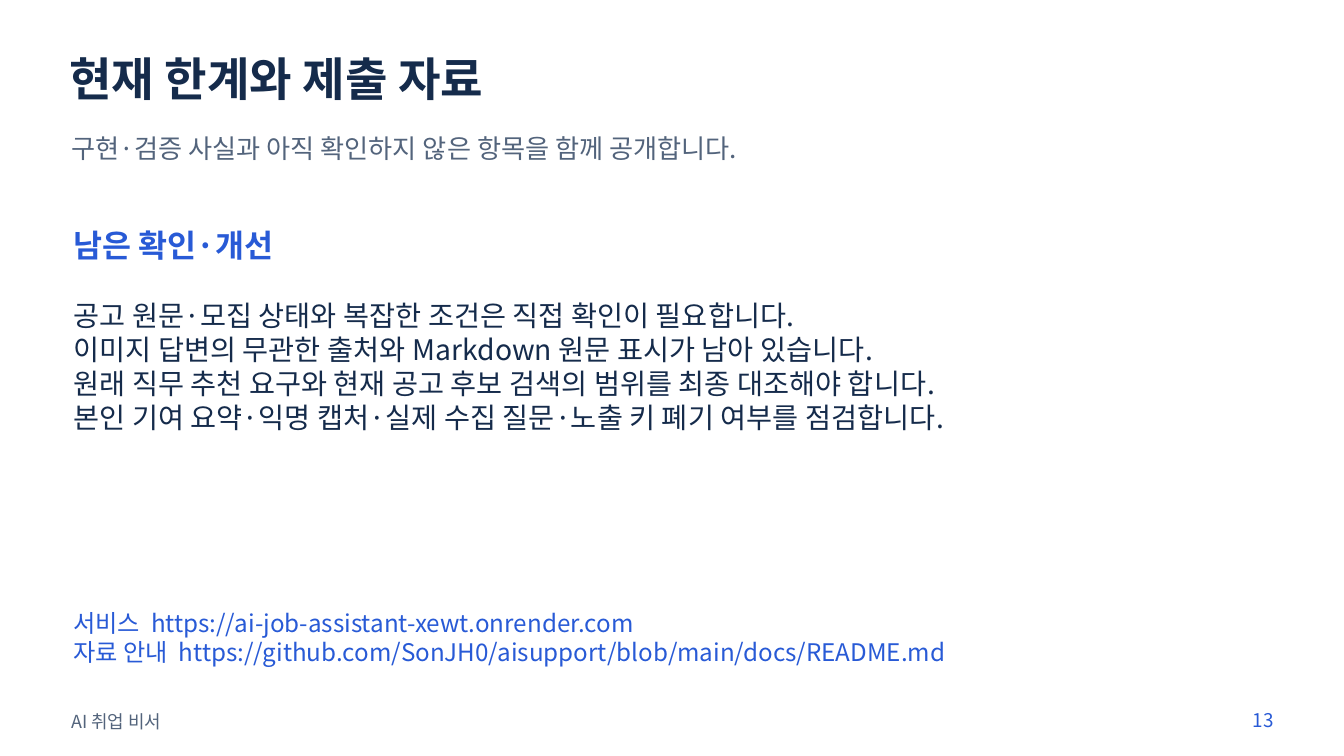
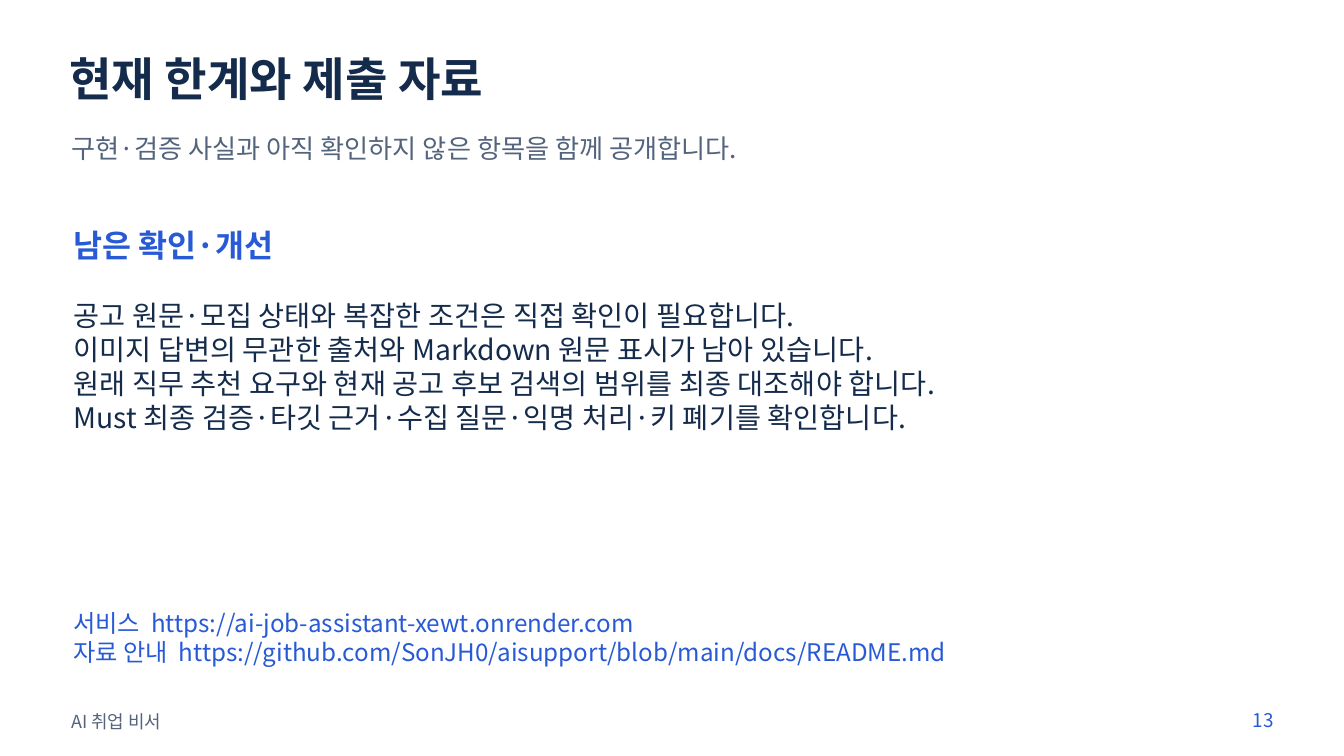
Before and after one commit to SonJH0/aisupport, a slide deck: slide 13 of docs/presentation/presentation.pptx. Drawn at 1344x756 pixels with LibreOffice and Linux fonts; fonts in the diff are those of the drawing. Boxes give left, top, right and bottom in pixels: in the first picture for what was removed or moved away, otherwise in the second. Text is boxed around its words. In the diff, an @@ line names an element or a change of style, - is before the commit and + after.

Commit message:
docs: 최종 제출 문서와 발표 자료 상태 갱신

```diff
--- a/docs/presentation/presentation.pptx
+++ b/docs/presentation/presentation.pptx
@@ text at [73,404,907,431]: text changed @@
-본인 기여 요약·익명 캡처·실제 수집 질문·노출 키 폐기 여부를 점검합니다.
+Must 최종 검증·타깃 근거·수집 질문·익명 처리·키 폐기를 확인합니다.
```
Also in this commit, not shown: 1 other slide changed, 23 other files.
